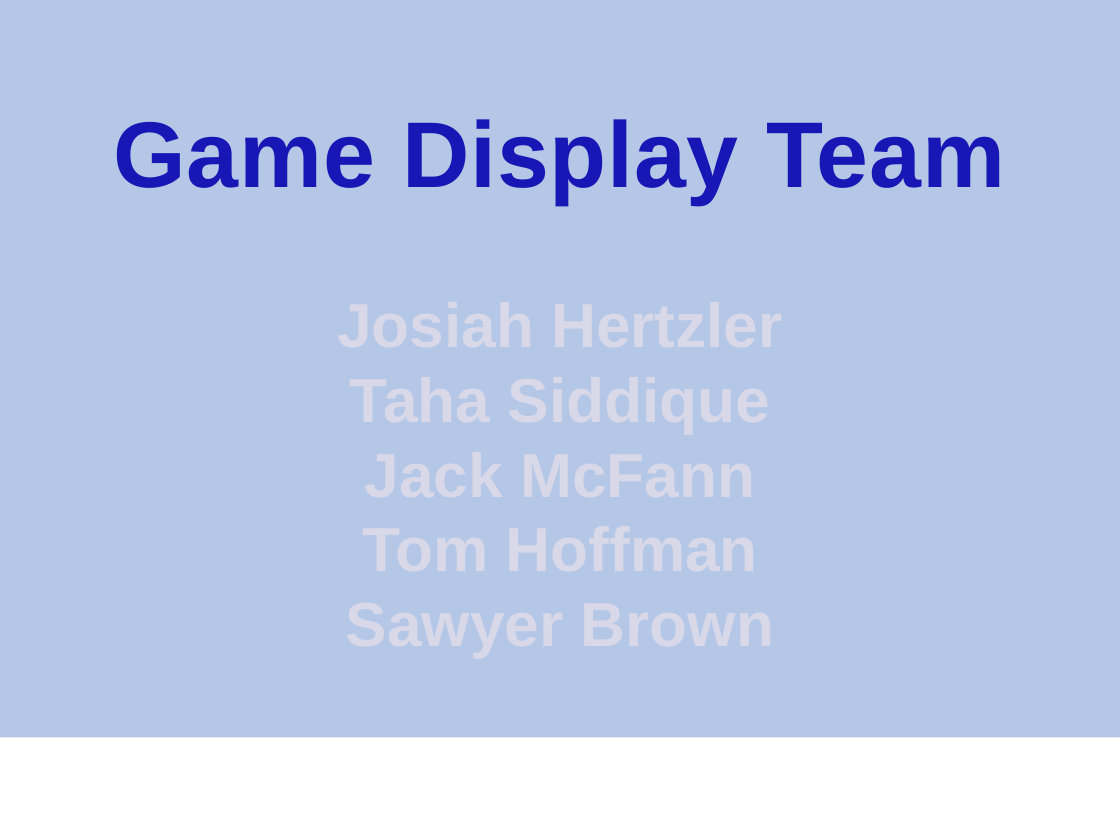
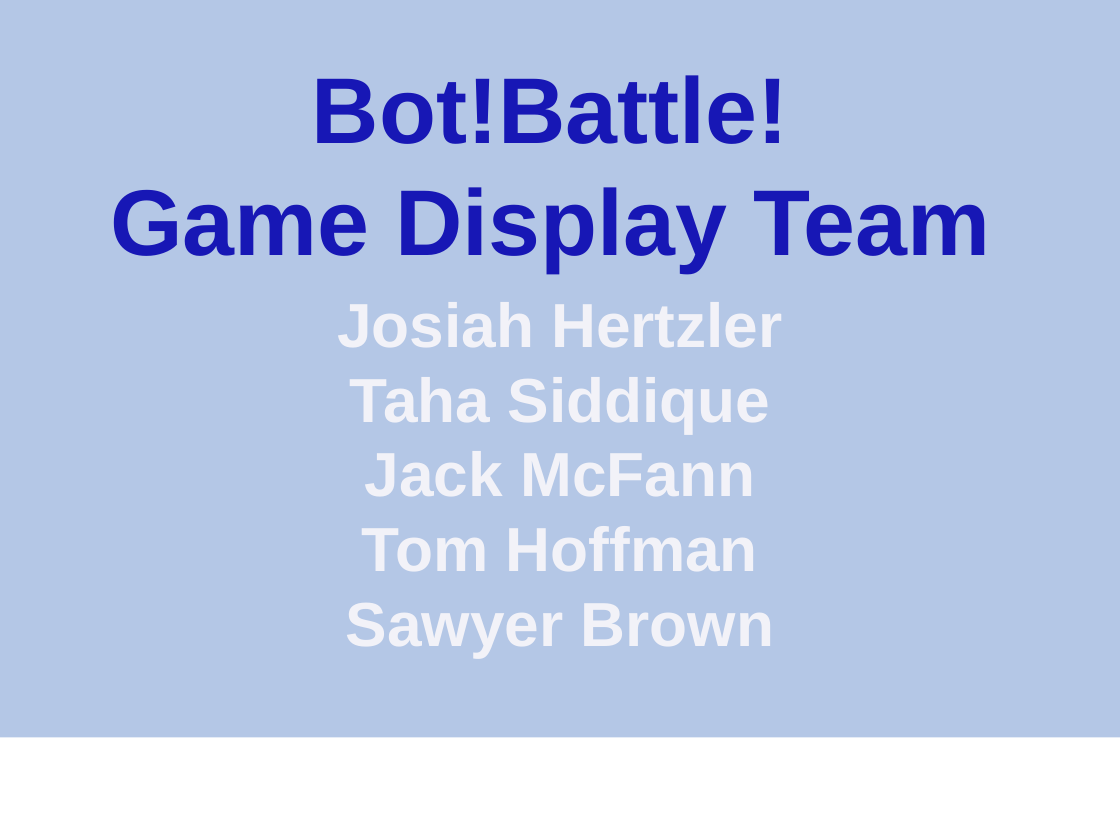
Before and after one commit to toh5148/psh_sp16_cmpsc488_flaggers, a slide deck: slide 1 of Presentation Materials/Capstone Presentation.pptx. Drawn at 1120x840 pixels with LibreOffice and Linux fonts; fonts in the diff are those of the drawing; background and template pictures are left out. Boxes give left, top, right and bottom in pixels: in the first picture for what was removed or moved away, otherwise in the second. Text is boxed around its words. In the diff, an @@ line names an element or a change of style, - is before the commit and + after.

Commit message:
minor changes to presentation

```diff
--- a/Presentation Materials/Capstone Presentation.pptx
+++ b/Presentation Materials/Capstone Presentation.pptx
@@ text "Bot!Battle!": place and size @@
-text "Bot!Battle!" at (114,119,1005,204)
+text "Bot!Battle!" at (110,75,990,272)
@@ text at (312,75,789,144): paragraph added @@
+Bot!Battle!
@@ text at (110,187,990,272): text colour gradient #1717B5 to #0D0D84 to #1717B5, letter spacing 0.5 to 0 pt in "Game Display Team" @@
@@ text "Josiah Hertzler" at (337,302,782,657): text colour gradient #F3F3F8 to #D8D8EA to #8A8AC7 to #F2F2F8, letter outline #1515A9 1.93 pt to none @@
```
Also in this commit, not shown: 11 other slides changed, 5 slides added, 1 slide removed.
